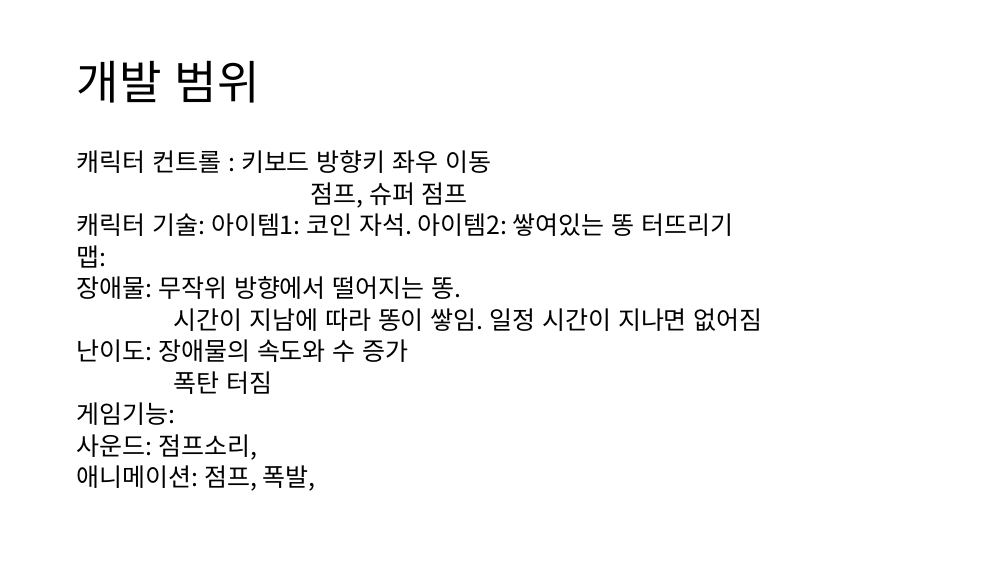
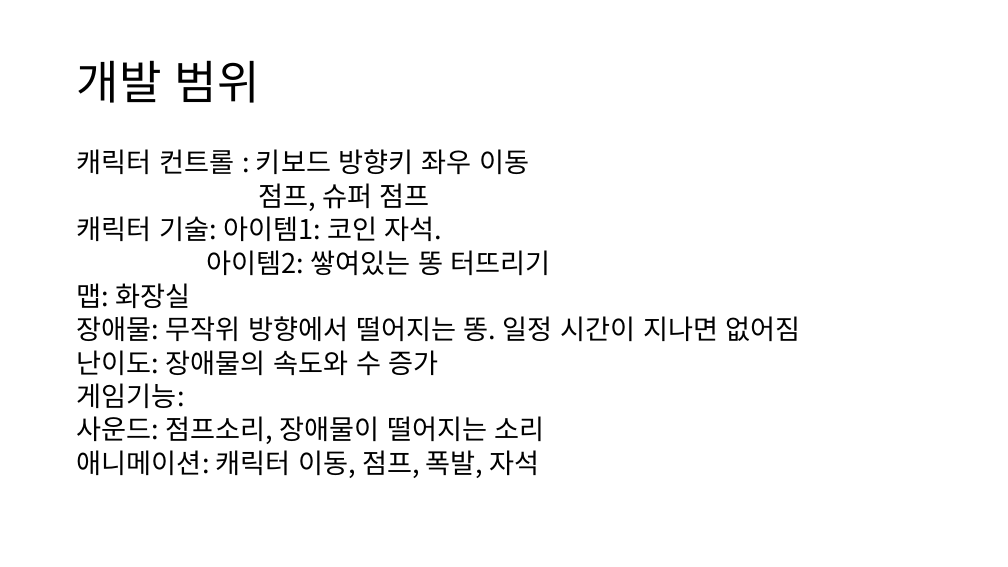
Before and after one commit to hannahBak/2021184014_2DGP_DRILL, a slide deck: slide 3 of 1차 프로젝트 발표/프레젠테이션1.pptx. Drawn at 1008x567 pixels with LibreOffice and Linux fonts; fonts in the diff are those of the drawing. Boxes give left, top, right and bottom in pixels: in the first picture for what was removed or moved away, otherwise in the second. Text is boxed around its words. In the diff, an @@ line names an element or a change of style, - is before the commit and + after.

Commit message:
게임화면 추가 및 개발일정 틀잡기

```diff
--- a/1차 프로젝트 발표/프레젠테이션1.pptx
+++ b/1차 프로젝트 발표/프레젠테이션1.pptx
@@ text at bbox=[77, 149, 529, 408]: size 23.8 to 25.9 pt in "캐릭터 컨트롤 : 키보드 방향키 좌우 이동", "점프, 슈퍼 점프", "난이도: 장애물의 속도와 수 증가", "게임기능:" @@
@@ text at bbox=[77, 216, 801, 341]: text changed; size 23.8 to 25.9 pt @@
-캐릭터 기술: 아이템1: 코인 자석. 아이템2: 쌓여있는 똥 터뜨리기
-맵:
-장애물: 무작위 방향에서 떨어지는 똥.
-시간이 지남에 따라 똥이 쌓임. 일정 시간이 지나면 없어짐
+캐릭터 기술: 아이템1: 코인 자석.
+아이템2: 쌓여있는 똥 터뜨리기
+맵: 화장실
+장애물: 무작위 방향에서 떨어지는 똥. 일정 시간이 지나면 없어짐
@@ text at bbox=[173, 371, 272, 394]: paragraph removed @@
-폭탄 터짐
@@ text at bbox=[77, 416, 545, 478]: text changed; size 23.8 to 25.9 pt @@
-사운드: 점프소리,
-애니메이션: 점프, 폭발,
+사운드: 점프소리, 장애물이 떨어지는 소리
+애니메이션: 캐릭터 이동, 점프, 폭발, 자석
```
Also in this commit, not shown: 1 other slide changed, 2 slides added, 1 slide removed.
